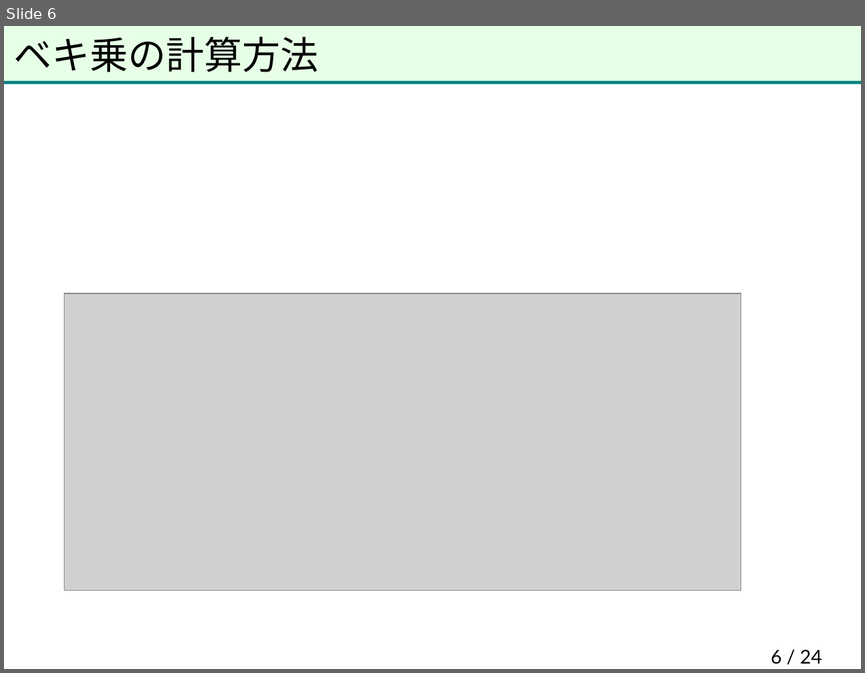
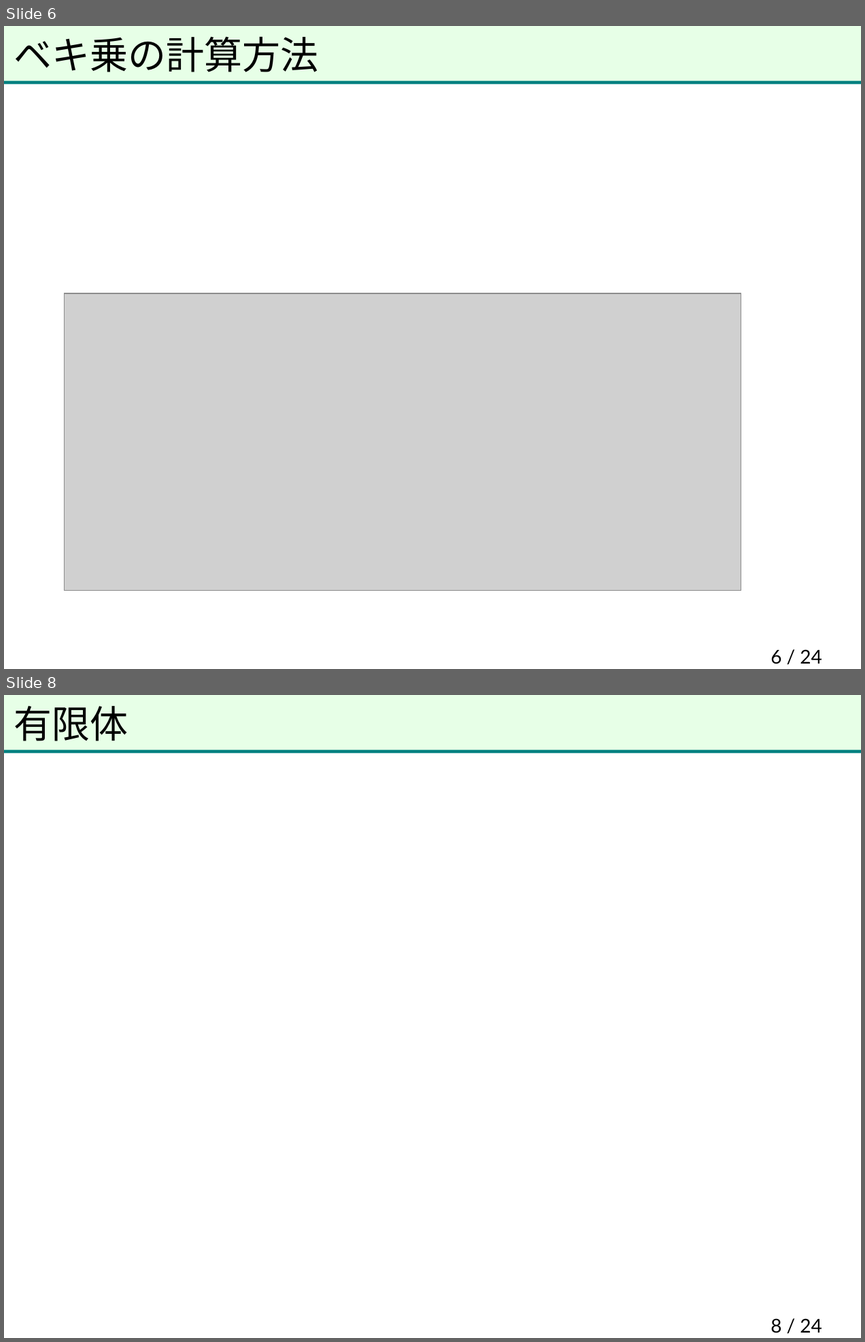
Before and after one commit to herumi/anninbon, a slide deck: lec/anninbon5.pptx. Shown one above the other, each under a label of ours: slide 6 before the commit, slides 6 and 8 after it; the slides between them are not shown. The pictures are 865x673 and 865x1342 pixels, drawn with LibreOffice and Linux fonts; fonts in the diff are those of the drawing; grey boxes stand for pictures; background and template pictures are left out. Boxes give left, top, right and bottom in pixels: in the first picture for what was removed or moved away, otherwise in the second. Text is boxed around its words. In the diff, an @@ line names an element or a change of style, - is before the commit and + after.

```diff
--- a/lec/anninbon5.pptx
+++ b/lec/anninbon5.pptx
@@ slide 8 added at (4,695,861,1338), background picture (left out); not listed: 2 template elements that a slide beside it also shows @@
@@ title added at (14,706,128,741), 32 pt, text #000000 @@
+有限体
@@ page number added at (770,1318,821,1333), 16 pt, text #000000 @@
+8 / 24
```
Also in this commit, not shown: 1 slide changed, 3 other slides added.
